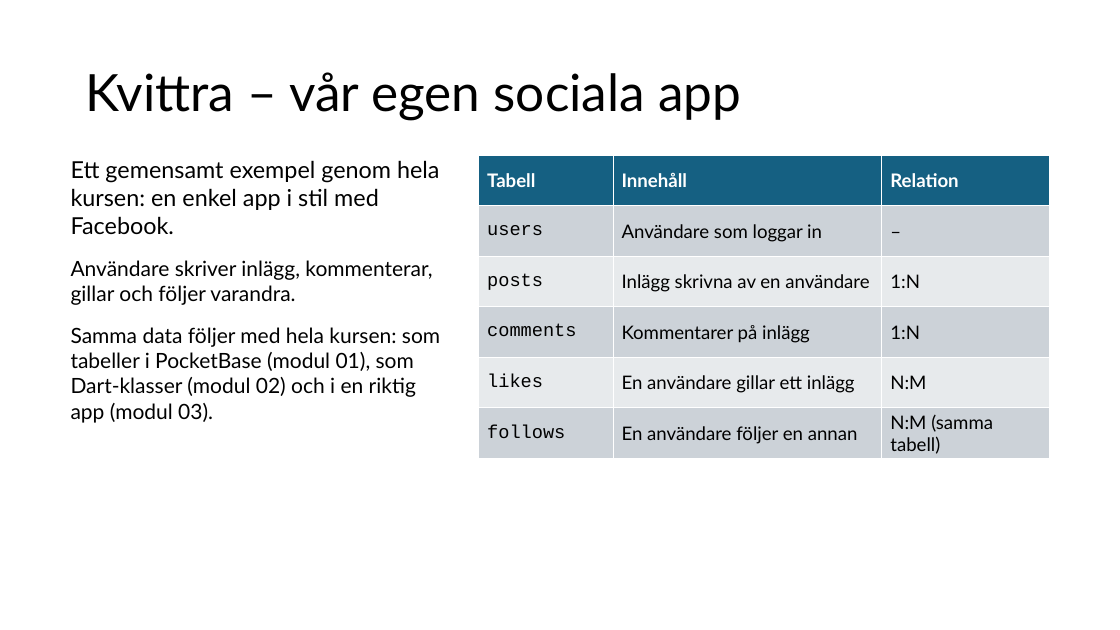
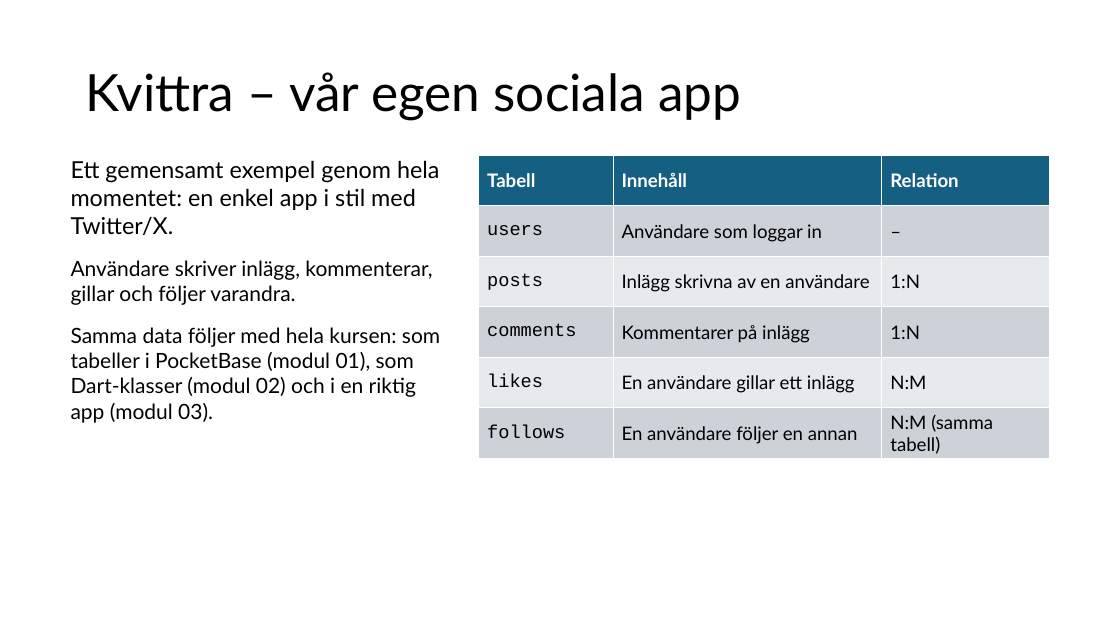
Before and after one commit to abbjetmus/pocketbase-flutter-kurs, a slide deck: slide 3 of Databaser och mobilapputveckling - sammanfattning.pptx. Drawn at 1120x630 pixels with LibreOffice and Linux fonts; fonts in the diff are those of the drawing. Boxes give left, top, right and bottom in pixels: in the first picture for what was removed or moved away, otherwise in the second. Text is boxed around its words. In the diff, an @@ line names an element or a change of style, - is before the commit and + after.

```diff
--- a/Databaser och mobilapputveckling - sammanfattning.pptx
+++ b/Databaser och mobilapputveckling - sammanfattning.pptx
@@ text at bbox=[71, 160, 439, 235]: text changed @@
-Ett gemensamt exempel genom hela kursen: en enkel app i stil med Facebook.
+Ett gemensamt exempel genom hela momentet: en enkel app i stil med Twitter/X.
```
Also in this commit, not shown: 8 other slides changed, 1 other file.
